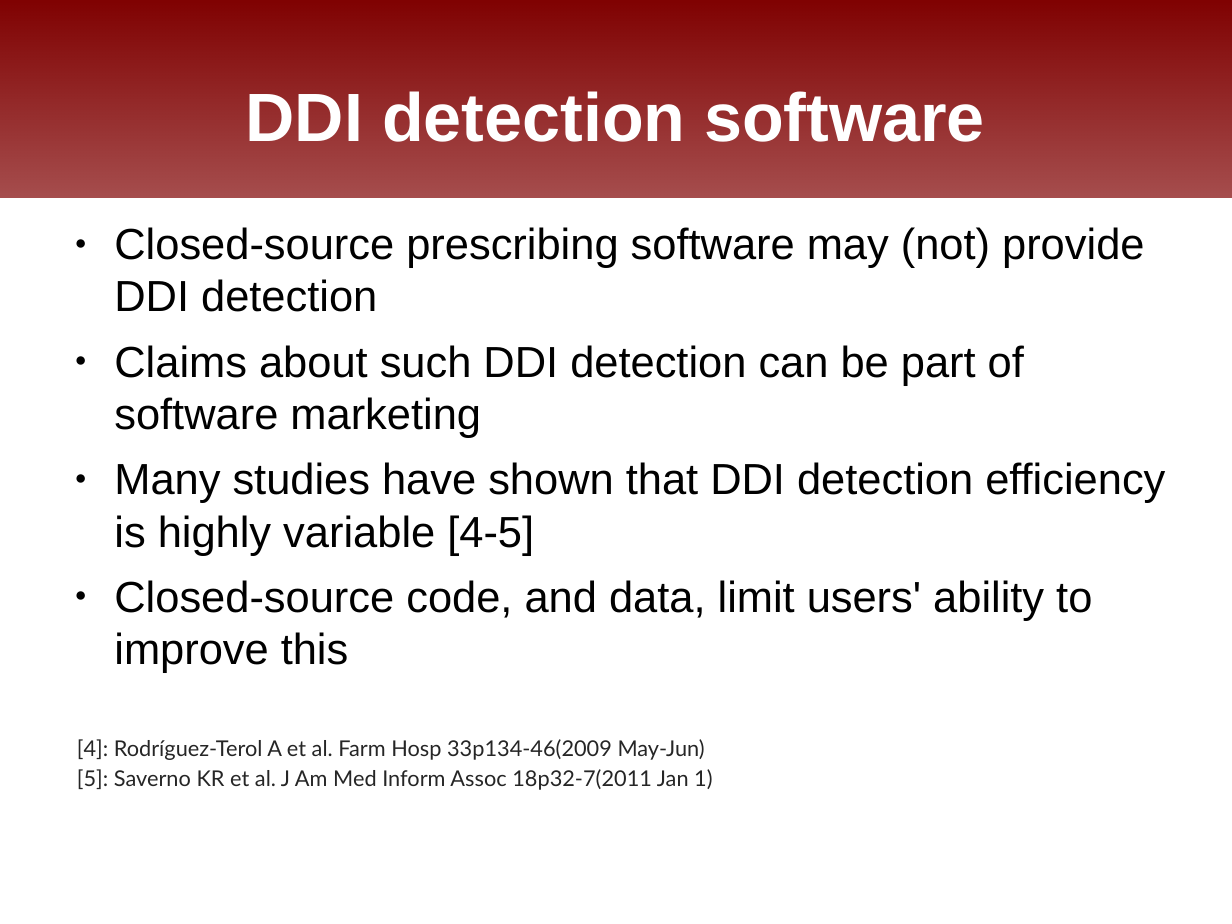
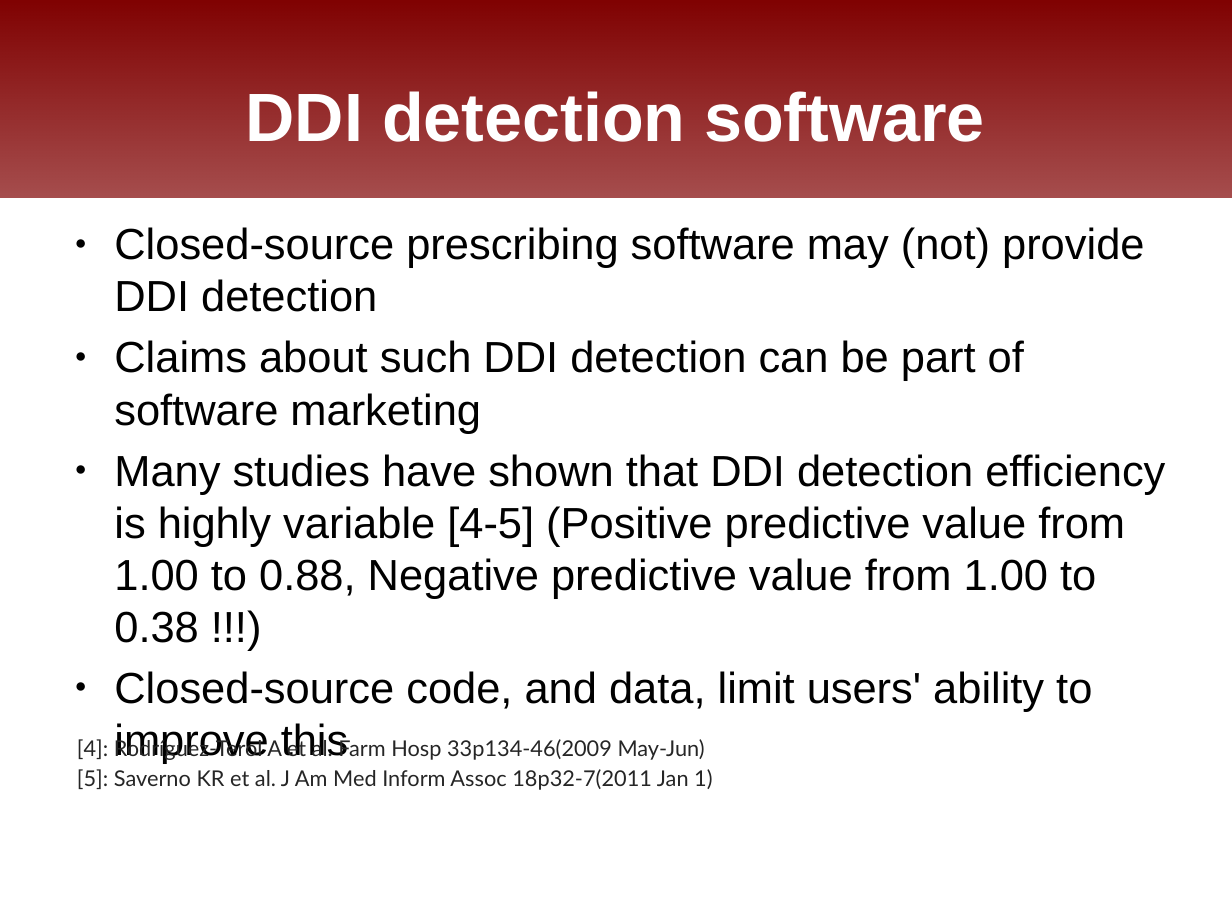
Before and after one commit to FreeHealth/freehealth, a slide deck: slide 6 of science/freemedforms_fosdem2011.odp. Drawn at 1232x924 pixels with LibreOffice and Linux fonts; fonts in the diff are those of the drawing; background and template pictures are left out. Boxes give left, top, right and bottom in pixels: in the first picture for what was removed or moved away, otherwise in the second. Text is boxed around its words. In the diff, an @@ line names an element or a change of style, - is before the commit and + after.

```diff
--- a/science/freemedforms_fosdem2011.odp
+++ b/science/freemedforms_fosdem2011.odp
@@ text at [114, 227, 1144, 712]: less space between paragraphs @@
@@ text at [114, 454, 1165, 643]: text changed @@
-● Many studies have shown that DDI detection efficiency is highly variable [4-5]
+● Many studies have shown that DDI detection efficiency is highly variable [4-5] (Positive predictive value from 1.00 to 0.88, Negative predictive value from 1.00 to 0.38 !!!)
```
Also in this commit, not shown: 5 other slides changed, 2 slides removed.
